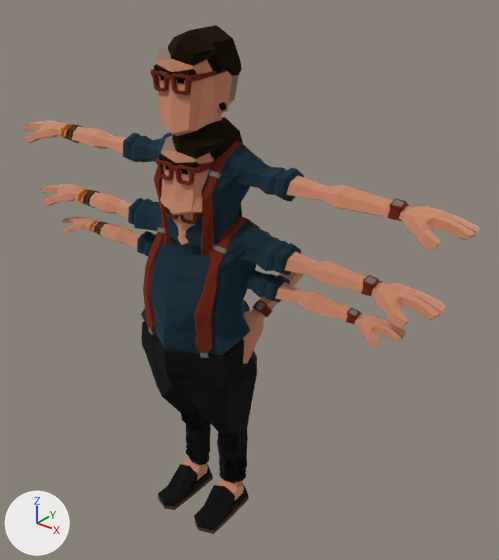
A saved change to the glTF model Hipster.glb.
Both versions are drawn from a camera (50 mm lens) standing at (1.76, -1.89, 2.41) and looking at (0.11, 0.17, 1.13). Lighting does not change. The marker at lower left points along +X, +Y and +Z.

Names of what the first picture shows: 'Base', 'BodyShape', 'BodySize', 'Gender'.
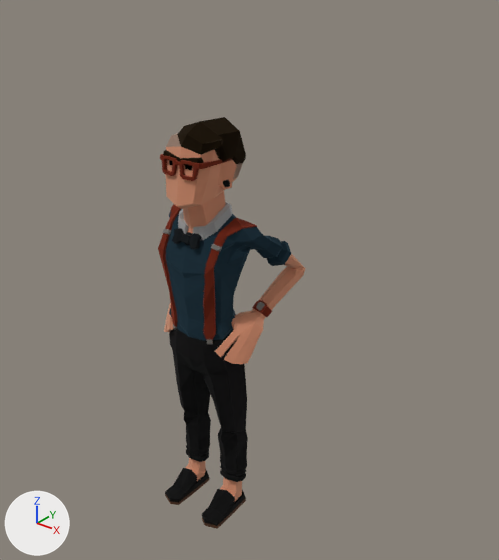
The newer file is also turned or shifted as a whole; pictures and numbers use the older file's frame.

The change in detail:
Object 'Gender' (ob_gender) is deleted.
Object 'BodyShape' (ob_bodyshape) is deleted.
Object 'BodySize' (ob_bodysize) is deleted.

Location of each change, [x1, y1, x2, y2] in pixels of the pictures (499 x 560 px):
'BodyShape', deleted: before [41, 120, 445, 486]
'BodySize', deleted: before [23, 25, 480, 534]
'Gender', deleted: before [62, 203, 406, 483]
'Base', unchanged, uncovered by the edit: before [162, 117, 304, 486]; after [158, 117, 305, 529]
